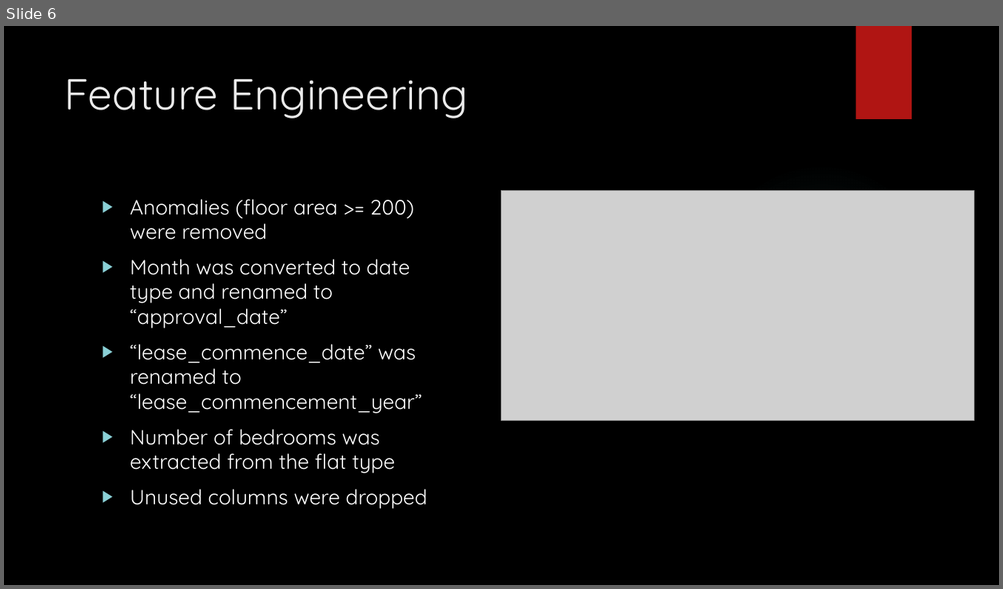
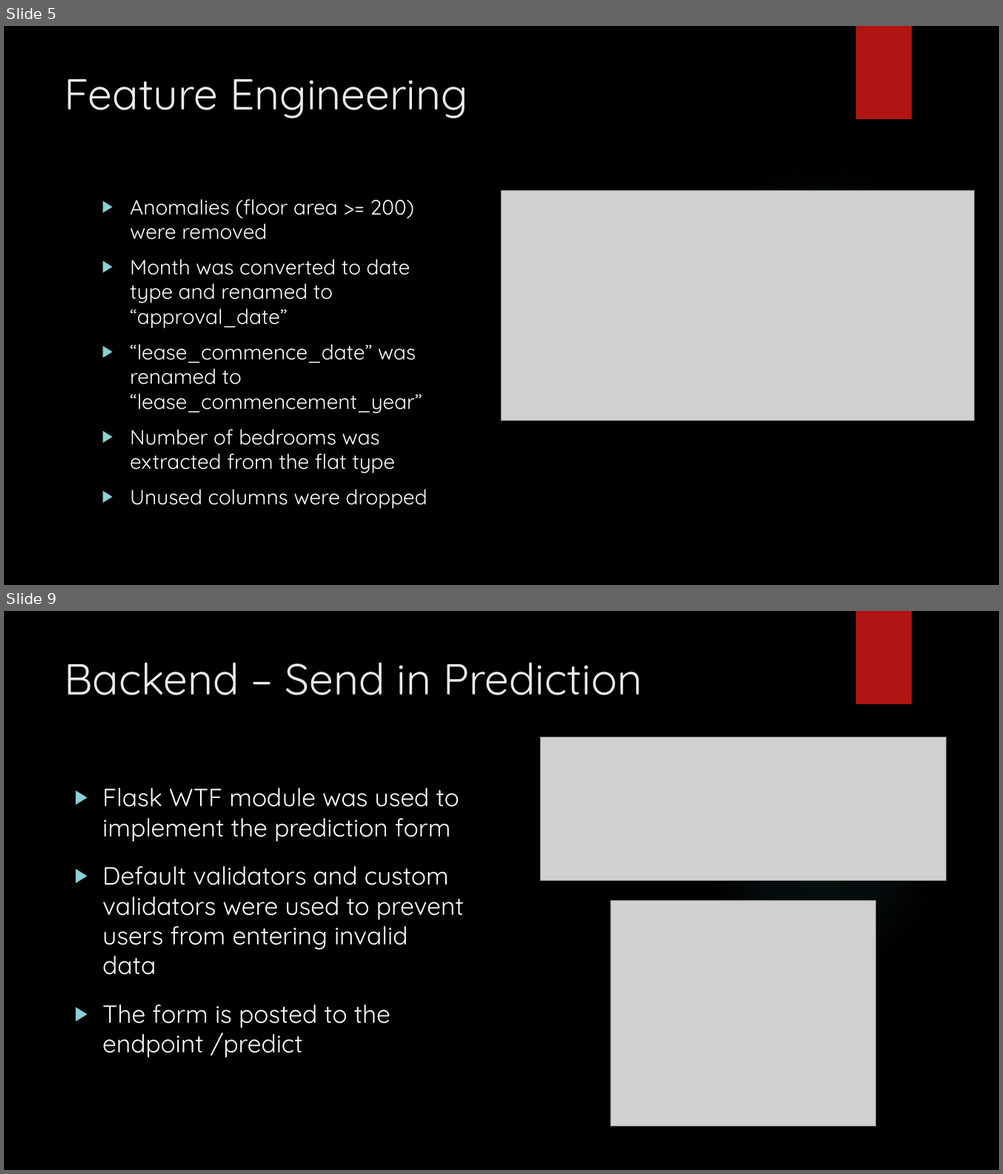
Before and after one commit to ethanolx/SG-Resale-Housing-py, a slide deck: doc/slides.pptx. Shown one above the other, each under a label of ours: slide 6 before the commit, slides 5 and 9 after it; the slides between them are not shown. The pictures are 1003x589 and 1003x1174 pixels, drawn with LibreOffice and Linux fonts; fonts in the diff are those of the drawing; grey boxes stand for pictures; background and template pictures are left out. Boxes give left, top, right and bottom in pixels: in the first picture for what was removed or moved away, otherwise in the second. Text is boxed around its words. In the diff, an @@ line names an element or a change of style, - is before the commit and + after.

```diff
--- a/doc/slides.pptx
+++ b/doc/slides.pptx
@@ slide 9 added at box(4, 611, 999, 1170), background picture (left out); not listed: 2 template elements that a slide beside it also shows @@
@@ title added at box(64, 662, 642, 695), 42 pt, text #EBEBEB @@
+Backend – Send in Prediction
@@ picture added at box(540, 737, 946, 881) @@
@@ text added at box(102, 788, 464, 1058), 24 pt, text #FFFFFF @@
+▶ Flask WTF module was used to implement the prediction form
+▶ Default validators and custom validators were used to prevent users from entering invalid data
+▶ The form is posted to the endpoint /predict
@@ picture added at box(611, 901, 876, 1128) @@
@@ what was slide 6 is now slide 5 @@
```
Also in this commit, not shown: 3 slides changed, 12 other slides added, 15 slides removed, 1 other file.
